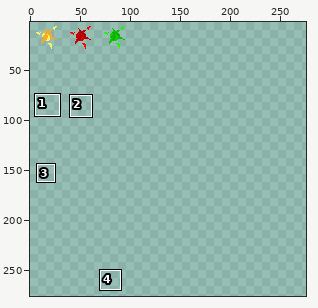
Pixel-art file: Assets/Sprites/effects.aseprite. The picture above shows the old version from afar; the outline marks the close-up.
Close-up. As it was:
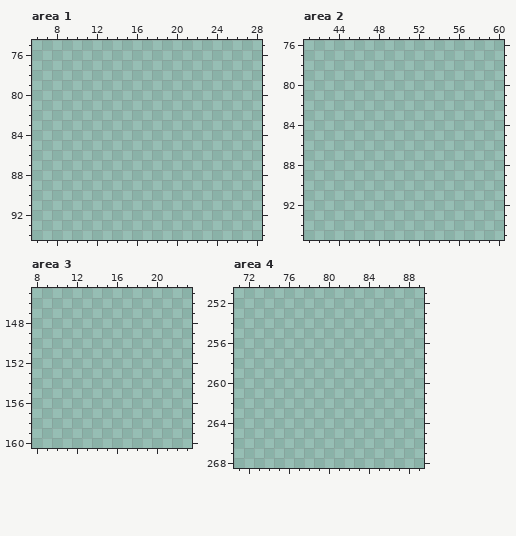
1024x1024 pixels, 1 frame. Colours within 5 levels of each other are drawn and written as one. Shown: area 1: x 6..28, y 75..94; area 2: x 41..60, y 76..95; area 3: x 8..23, y 145..160; area 4: x 71..89, y 251..268. The wide view leaves out empty margins. The commit also changed other parts of the picture, which this record leaves out.
After the commit:
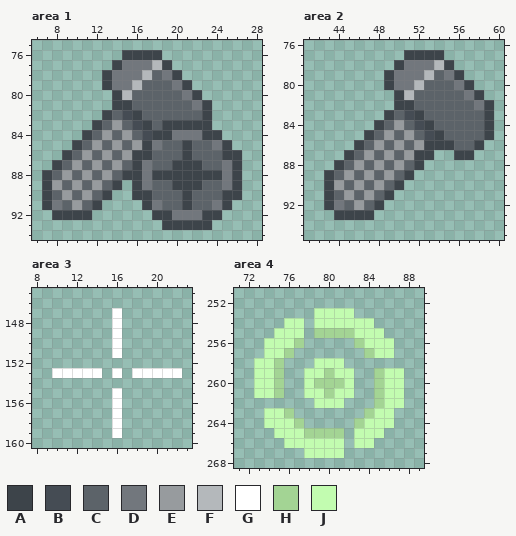
Palette (. is transparent): A #3d444a  B #454c54  C #5c6369  D #72777d  E #979b9e  F #b4b8bb  G #ffffff  H #a3d494  J #c2fcb0
Diff:
--- area 1
@@ x 6..28 @@
 75 .......................
-76 .......................
-77 .......................
-78 .......................
-79 .......................
-80 .......................
-81 .......................
-82 .......................
-83 .......................
-84 .......................
-85 .......................
-86 .......................
-87 .......................
-88 .......................
-89 .......................
-90 .......................
-91 .......................
-92 .......................
-93 .......................
+76 .........AAAA..........
+77 ........ADDDFA.........
+78 .......ADDDFCDA........
+79 .......ADDFCCCDA.......
+80 ........AFCCCCCDA......
+81 ........AACCCCCCDA.....
+82 .......ACBACCCCCCA.....
+83 ......ACECBACAAAAA.....
+84 .....ACECECBAADDDAA....
+85 ....ACECECEADCCACCDA...
+86 ...ACECECEAACCCACCCAA..
+87 ..ACECECECADCCAAACCDA..
+88 .ACECECECAADAAAAAAADA..
+89 .AECECECA.ADCCAAACCDA..
+90 .ACECECA..AACCCACCCAA..
+91 .ADCECA....ADCCACCDA...
+92 ..AAAA......AADDDAA....
+93 .............AAAAA.....
 94 .......................
--- area 2
@@ x 41..60 @@
 76 ....................
-77 ....................
-78 ....................
-79 ....................
-80 ....................
-81 ....................
-82 ....................
-83 ....................
-84 ....................
-85 ....................
-86 ....................
-87 ....................
-88 ....................
-89 ....................
-90 ....................
-91 ....................
-92 ....................
-93 ....................
+77 ..........AAAA......
+78 .........ADDDFA.....
+79 ........ADDDFCDA....
+80 ........ADDFCCCDA...
+81 .........AFCCCCCDA..
+82 .........AACCCCCCDA.
+83 ........ACBACCCCCCA.
+84 .......ACECBACCCCCA.
+85 ......ACECECBACCCCA.
+86 .....ACECECEAAACCA..
+87 ....ACECECEAA..AA...
+88 ...ACECECECA........
+89 ..ACECECECA.........
+90 ..AECECECA..........
+91 ..ACECECA...........
+92 ..ADCECA............
+93 ...AAAA.............
 94 ....................
--- area 3
@@ x 8..23 @@
 146 ................
-147 ................
-148 ................
-149 ................
-150 ................
-151 ................
+147 ........G.......
+148 ........G.......
+149 ........G.......
+150 ........G.......
+151 ........G.......
 152 ................
-153 ................
+153 ..GGGGG.G.GGGGG.
 154 ................
-155 ................
-156 ................
-157 ................
-158 ................
-159 ................
+155 ........G.......
+156 ........G.......
+157 ........G.......
+158 ........G.......
+159 ........G.......
 160 ................
--- area 4
@@ x 71..89 @@
 252 ...................
-253 ...................
-254 ...................
-255 ...................
-256 ...................
-257 ...................
-258 ...................
-259 ...................
-260 ...................
-261 ...................
-262 ...................
-263 ...................
-264 ...................
-265 ...................
-266 ...................
-267 ...................
+253 ........JJJJ.......
+254 .....JJ.JJJJJJ.....
+255 ....JJJ.HHHHJJJ....
+256 ...JJJH.....HJJJ...
+257 ...JJH.......HJJ...
+258 ..JJH...JJJ........
+259 ..JJH..JJHJJ..HJJ..
+260 ..JJH..JHHHJ..HJJ..
+261 ..JJH..JJHJJ..HJJ..
+262 ........JJJ...HJJ..
+263 ...JJH.......HJJ...
+264 ...JJJH.....HJJJ...
+265 ....JJJHHHH.JJJ....
+266 .....JJJJJJ.JJ.....
+267 .......JJJJ........
 268 ...................
Changed places in both close-ups, as pixel boxes (x1, y1, x2, y2):
added: (42, 50, 242, 230)
added: (324, 50, 494, 220)
added: (52, 308, 182, 438)
added: (254, 308, 404, 458)
